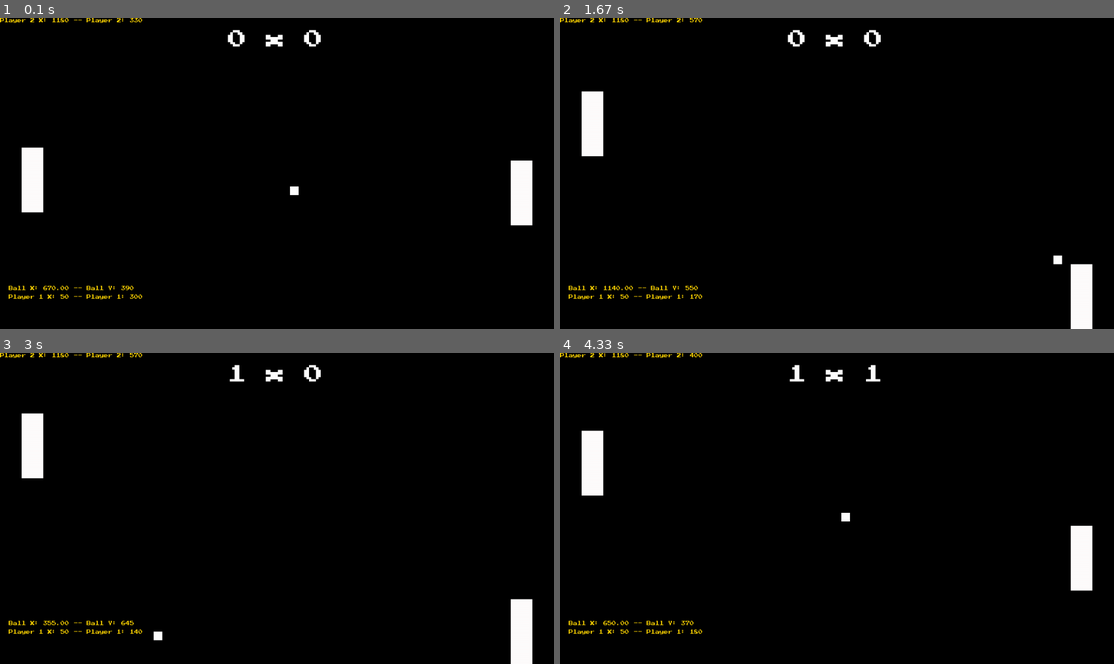
Above: before the commit, frames 1-4 (two rows, left to right).
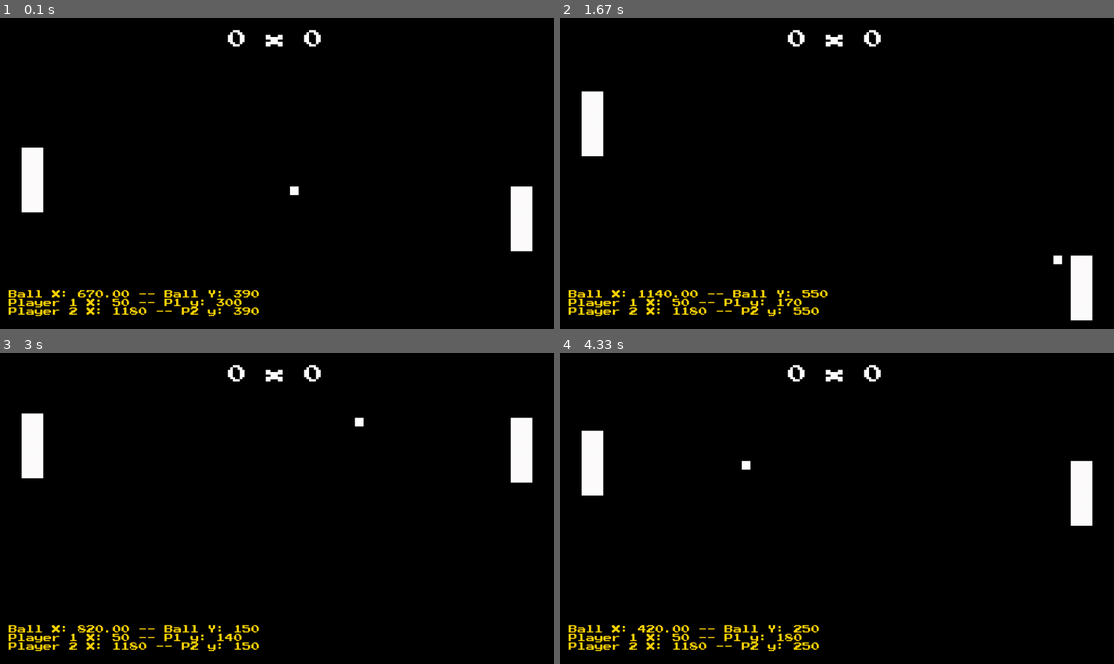
Above: after the commit, the same moments.

Repository: thais-bm/LPC--2024
Game: pygame game, started from atividade003/mypongpygame.py
Same seed, same stepped clock (60 frames per second), same inputs: the game is played once before the commit and once after it.
Inputs:
- Up to frame 1 (0.1 s): no input
- Up to frame 2 (1.67 s): hold Up 0.33-0.8 s; hold Down 0.83-1.13 s; hold Up 1.17-1.53 s; hold Down from 1.57 s (still down)
- Up to frame 3 (3 s): release Down at 1.93 s; hold Up 1.97-2.27 s; hold Down 2.3-2.6 s; hold Up from 2.63 s (still down)
- Up to frame 4 (4.33 s): release Up at 3 s; hold Down 3.03-3.4 s; hold Up 3.43-3.73 s; hold Down 3.77-4.07 s; hold Up from 4.1 s (still down)

The runs differ from the first frame. In frame 1, 2.4% of the frame differs, in the area x 0-97%, y 0-96%; in frame 2, 2.0%; in frame 3, 3.6%; in frame 4, 3.7%.

Commit message:
Updated Debug Info + fixed p2 collision bug

Diff:
--- a/atividade003/mypongpygame.py
+++ b/atividade003/mypongpygame.py
@@ -4,6 +4,7 @@
 
 import pygame
 import random
+from math import sin, cos, radians
 
 pygame.init()
 
@@ -57,6 +58,7 @@
 ball_y = 360
 ball_dx = 5
 ball_dy = 5
+MAX_ANGLE = 45
 
 # score
 score_1 = 0
@@ -99,15 +101,15 @@
             bounce_sound_effect.play()
 
         # ball collision with the player 1 's paddle
-        if PLAYER_1_X <= ball_x <= PLAYER_1_X + 50:
-            if player_1_y <= ball_y <= player_1_y+150:
+        if PLAYER_1_X <= ball_x <= PLAYER_1_X + 50: # Intervalo eixo x
+            if player_1_y <= ball_y <= player_1_y+150: # Intervalo eixo Y
                 if ball_dx < 0:
-                    ball_dx *= -1
+                    ball_dx *= -0.5 # Velocidade horizontal
                     bounce_sound_effect.play()
 
         # ball collision with the player 2 's paddle
-        if PLAYER_2_X <= ball_x <= PLAYER_2_X+50:
-            if player_2_y <= ball_y <= player_1_y+150:
+        if PLAYER_2_X <= ball_x <= PLAYER_2_X + 50:
+            if player_2_y <= ball_y <= player_2_y+150:
                 if ball_dx > 0:
                     ball_dx *= -1
                     bounce_sound_effect.play()
@@ -155,10 +157,12 @@
             player_1_y = 570
 
         # player 2 "Artificial Intelligence"
-        if ball_y > player_2_y+random.randint(25,30):
+        """if ball_y > player_2_y+random.randint(25,30):
             player_2_y += 5
         if ball_y < player_2_y-random.randint(25,30):
-            player_2_y -= 5
+            player_2_y -= 5"""
+
+        player_2_y = ball_y
 
         if player_2_y <= 0:
             player_2_y = 0
@@ -169,18 +173,18 @@
         score_text = score_font.render(str(score_1) + ' x ' + str(score_2), True, COLOR_WHITE, COLOR_BLACK)
 
         # debug info
-        victory_font_2 = pygame.font.Font('assets/PressStart2P.ttf', 10)
+        victory_font_2 = pygame.font.Font('assets/PressStart2P.ttf', 20)
         ball_text = victory_font_2.render(f'Ball X: {ball_x:.2f} -- Ball Y: {ball_y}', True, COLOR_YELLOW, COLOR_BLACK)
         ball_text_rect = ball_text.get_rect()
-        ball_text_rect.topleft = (20, 620)
-        p1_text = victory_font_2.render(f'Player 1 X: {PLAYER_1_X} -- Player 1: {player_1_y}', True, COLOR_YELLOW,
+        ball_text_rect.topleft = (20, 630)
+        p1_text = victory_font_2.render(f'Player 1 X: {PLAYER_1_X} -- P1 y: {player_1_y}', True, COLOR_YELLOW,
                                         COLOR_BLACK)
         p1_text_rect = p1_text.get_rect()
-        p1_text_rect.topleft = (20, 630)
-        p2_text = victory_font_2.render(f'Player 2 X: {PLAYER_2_X} -- Player 2: {player_2_y}', True, COLOR_YELLOW,
+        p1_text_rect.topleft = (20, 650)
+        p2_text = victory_font_2.render(f'Player 2 X: {PLAYER_2_X} -- P2 y: {player_2_y}', True, COLOR_YELLOW,
                                         COLOR_BLACK)
         p2_text_rect = p2_text.get_rect()
-        p1_text_rect.topleft = (20, 640)
+        p2_text_rect.topleft = (20, 670)
 
         # drawing objects
         screen.blit(ball, (ball_x, ball_y))
